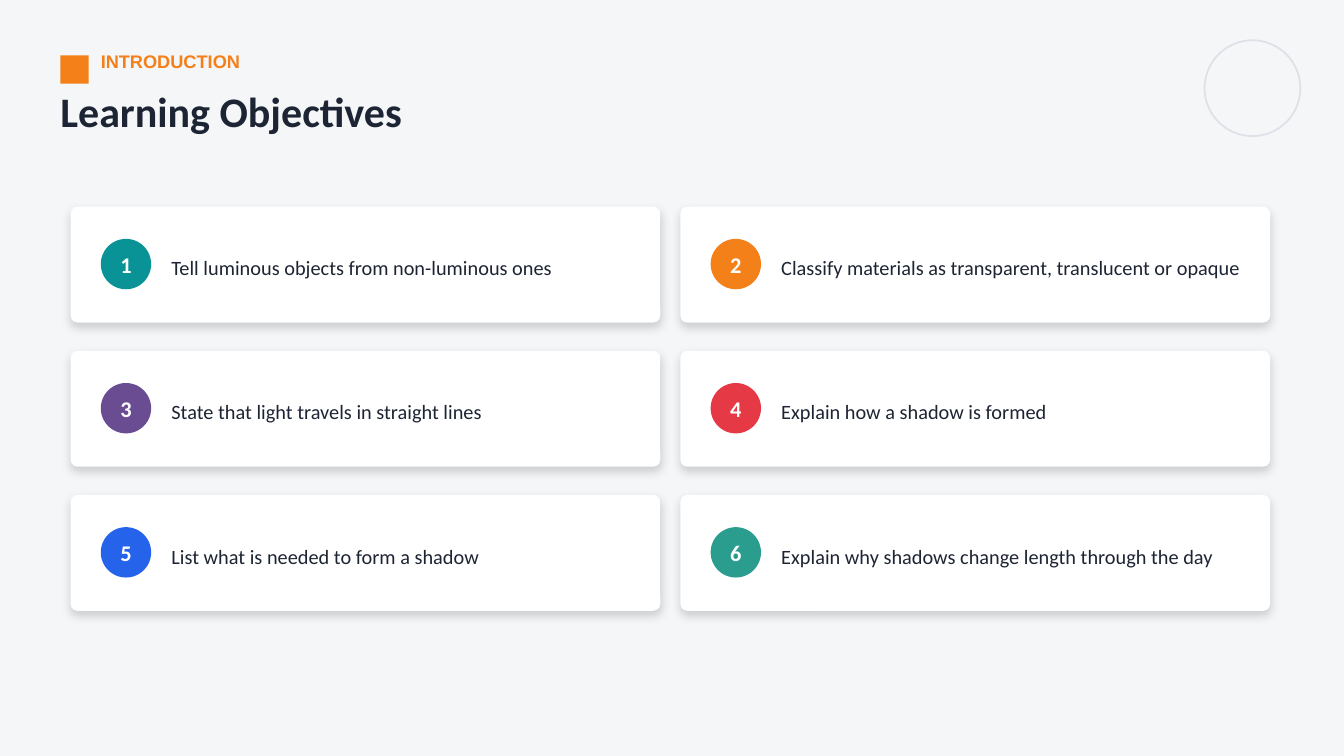
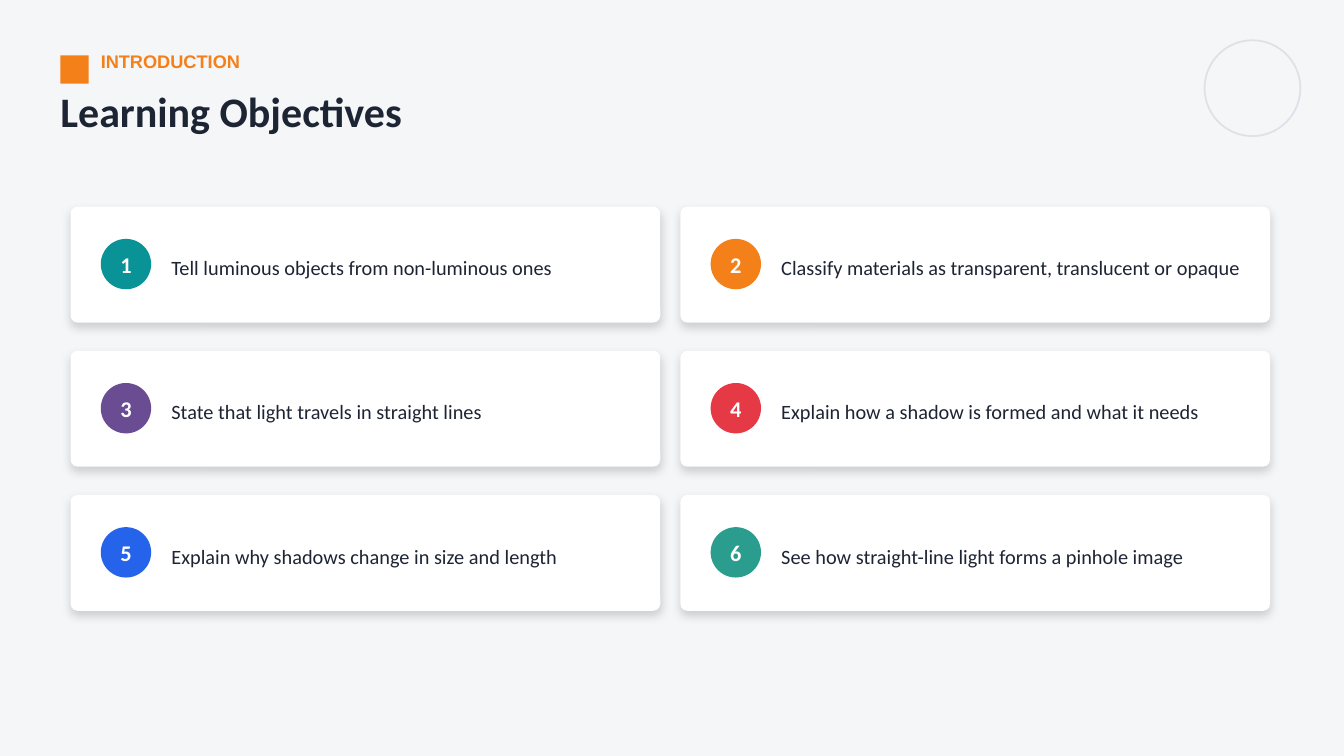
Before and after one commit to parmeshwars2911/MyFirstAR, a slide deck: slide 2 of ppt/MH_Grade06/MH06_S59_Light_and_the_Formation_of_Shadows.pptx. Drawn at 1344x756 pixels with LibreOffice and Linux fonts; fonts in the diff are those of the drawing. Boxes give left, top, right and bottom in pixels: in the first picture for what was removed or moved away, otherwise in the second. Text is boxed around its words. In the diff, an @@ line names an element or a change of style, - is before the commit and + after.

```diff
--- a/ppt/MH_Grade06/MH06_S59_Light_and_the_Formation_of_Shadows.pptx
+++ b/ppt/MH_Grade06/MH06_S59_Light_and_the_Formation_of_Shadows.pptx
@@ text at [781,405,1199,423]: text changed @@
-Explain how a shadow is formed
+Explain how a shadow is formed and what it needs
@@ text at [171,550,557,568]: text changed @@
-List what is needed to form a shadow
+Explain why shadows change in size and length
@@ text at [781,550,1183,568]: text changed @@
-Explain why shadows change length through the day
+See how straight-line light forms a pinhole image
```
Also in this commit, not shown: 9 other slides changed, 14 slides added, 6 other files.
